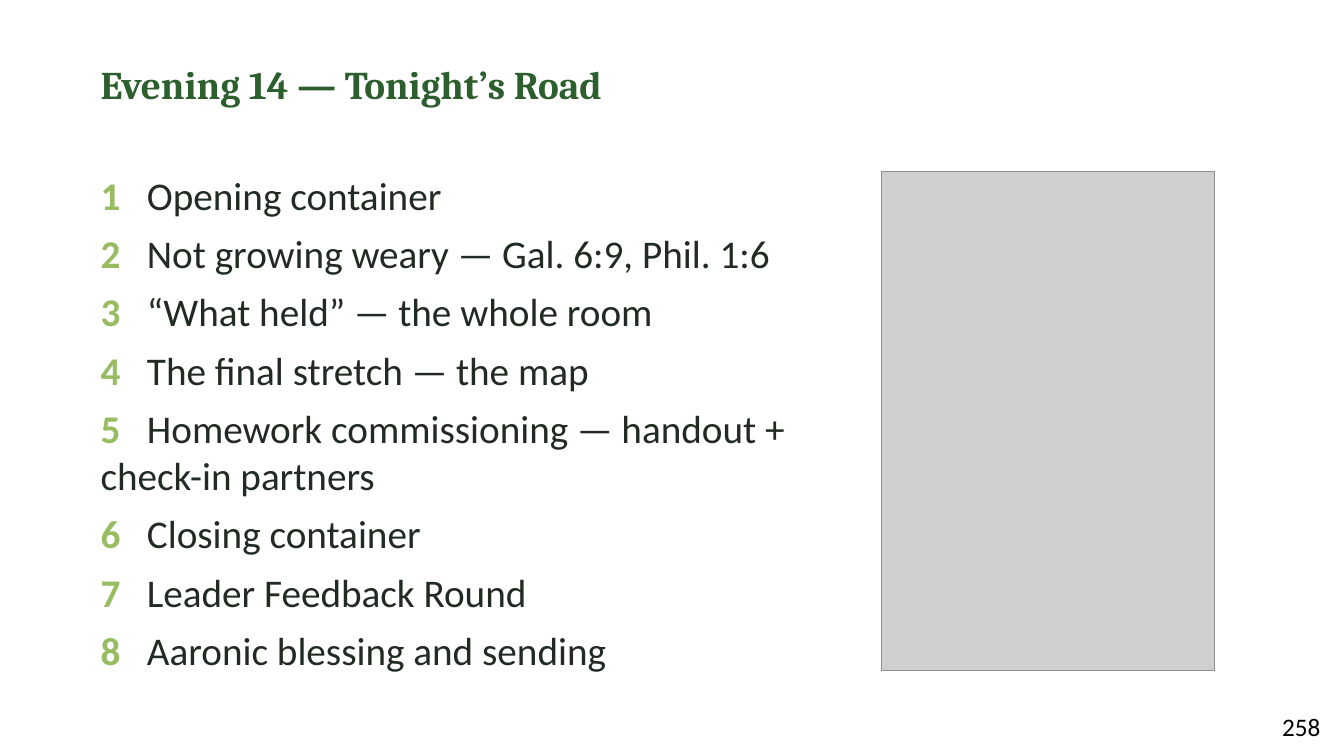
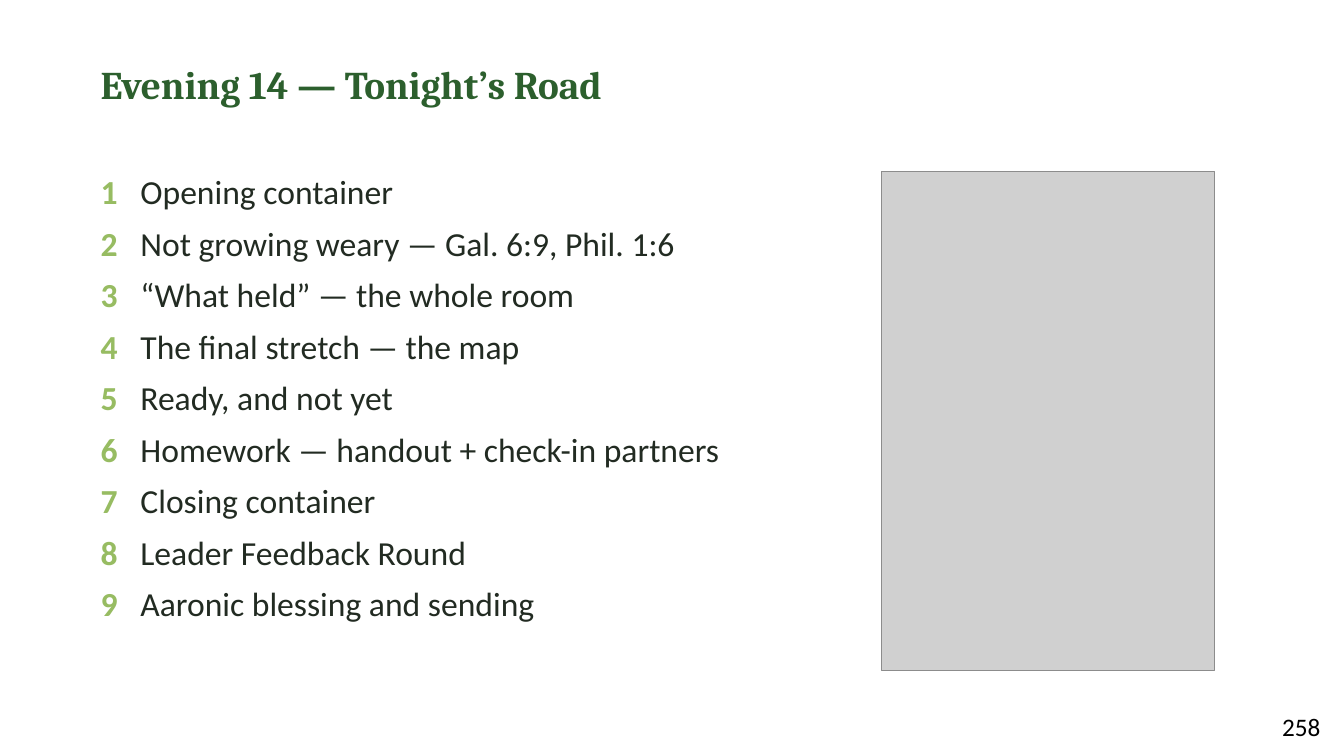
Before and after one commit to jgtittle-ministries/fellowship-of-the-heart-pilot-at-cca-dev, a slide deck: slide 4 of _implementation-notes/evening-series/FotH Evening Session 18 Slides DRAFT v1.pptx. Drawn at 1344x756 pixels with LibreOffice and Linux fonts; fonts in the diff are those of the drawing; grey boxes stand for pictures. Boxes give left, top, right and bottom in pixels: in the first picture for what was removed or moved away, otherwise in the second. Text is boxed around its words. In the diff, an @@ line names an element or a change of style, - is before the commit and + after.

```diff
--- a/_implementation-notes/evening-series/FotH Evening Session 18 Slides DRAFT v1.pptx
+++ b/_implementation-notes/evening-series/FotH Evening Session 18 Slides DRAFT v1.pptx
@@ text at <box>101,181,675,365</box>: size 28 to 24 pt in "1 Opening container", "2 Not growing weary — Gal. 6:9, ...", "3 “What held” — the whole room", "4 The final stretch — the map" @@
@@ text at <box>101,386,719,622</box>: text changed; size 28 to 24 pt @@
-5 Homework commissioning — handout + check-in partners
-6 Closing container
-7 Leader Feedback Round
-8 Aaronic blessing and sending
+5 Ready, and not yet
+6 Homework — handout + check-in partners
+7 Closing container
+8 Leader Feedback Round
+9 Aaronic blessing and sending
```
Also in this commit, not shown: 6 other slides changed, 1 slide added, 15 other files.
